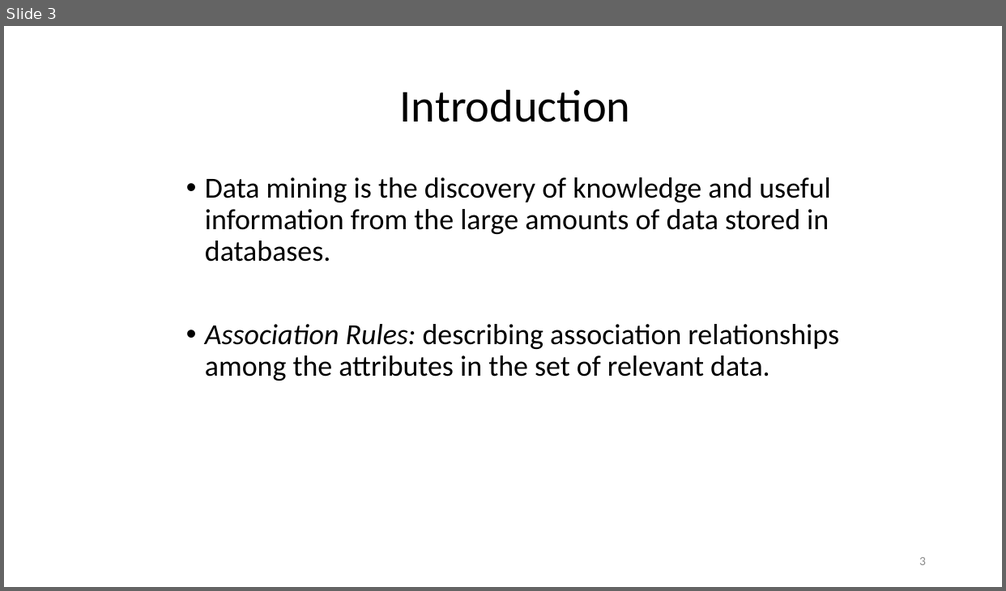
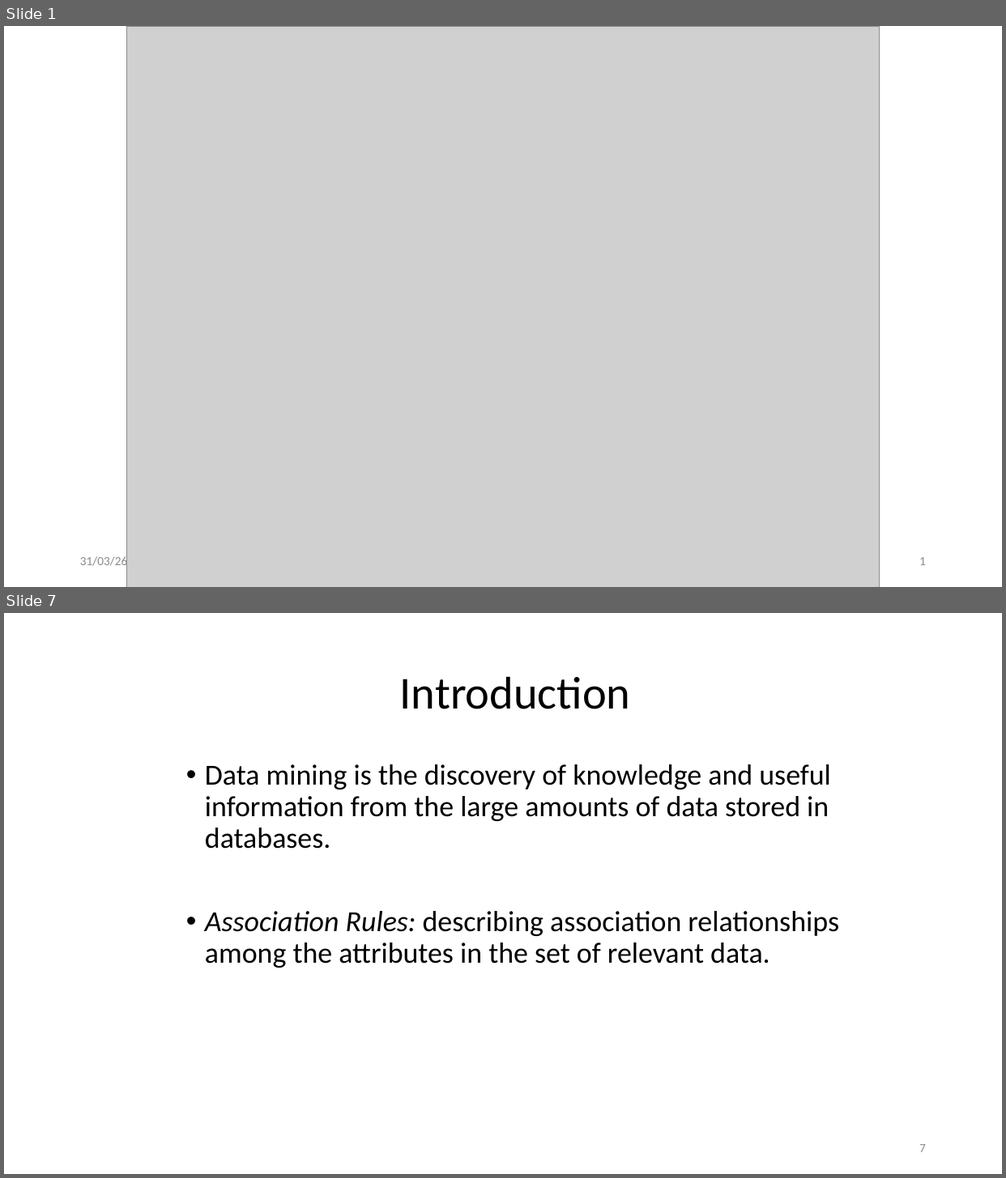
Before and after one commit to SannioAnalytics/Online-Materials, a slide deck: 13. Association Rule Mining.pptx. Shown one above the other, each under a label of ours: slide 3 before the commit, slides 1 and 7 after it; the slides between them are not shown. The pictures are 1006x591 and 1006x1178 pixels, drawn with LibreOffice and Linux fonts; fonts in the diff are those of the drawing; grey boxes stand for pictures. Boxes give left, top, right and bottom in pixels: in the first picture for what was removed or moved away, otherwise in the second. Text is boxed around its words. In the diff, an @@ line names an element or a change of style, - is before the commit and + after.

```diff
--- a/13. Association Rule Mining.pptx
+++ b/13. Association Rule Mining.pptx
@@ slide 1 added at (4,26,1002,587), background #FFFFFF @@
@@ picture added at (127,26,879,587) @@
@@ text added at (80,555,128,570), 12 pt, text #8C8C8C @@
+31/03/26
@@ page number added at (919,557,926,565), 12 pt, text #8C8C8C @@
+1
@@ what was slide 3 is now slide 7 @@
@@ page number at (919,1144,926,1152): text changed @@
-3
+7
```
Also in this commit, not shown: 1 slide changed, 4 other slides added, 1 slide removed, 1 other file.
